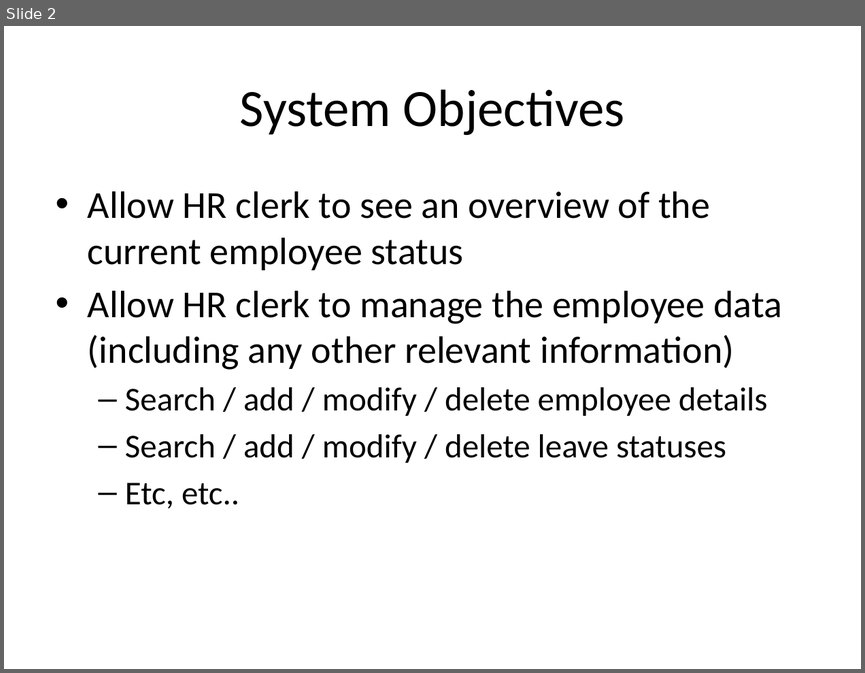
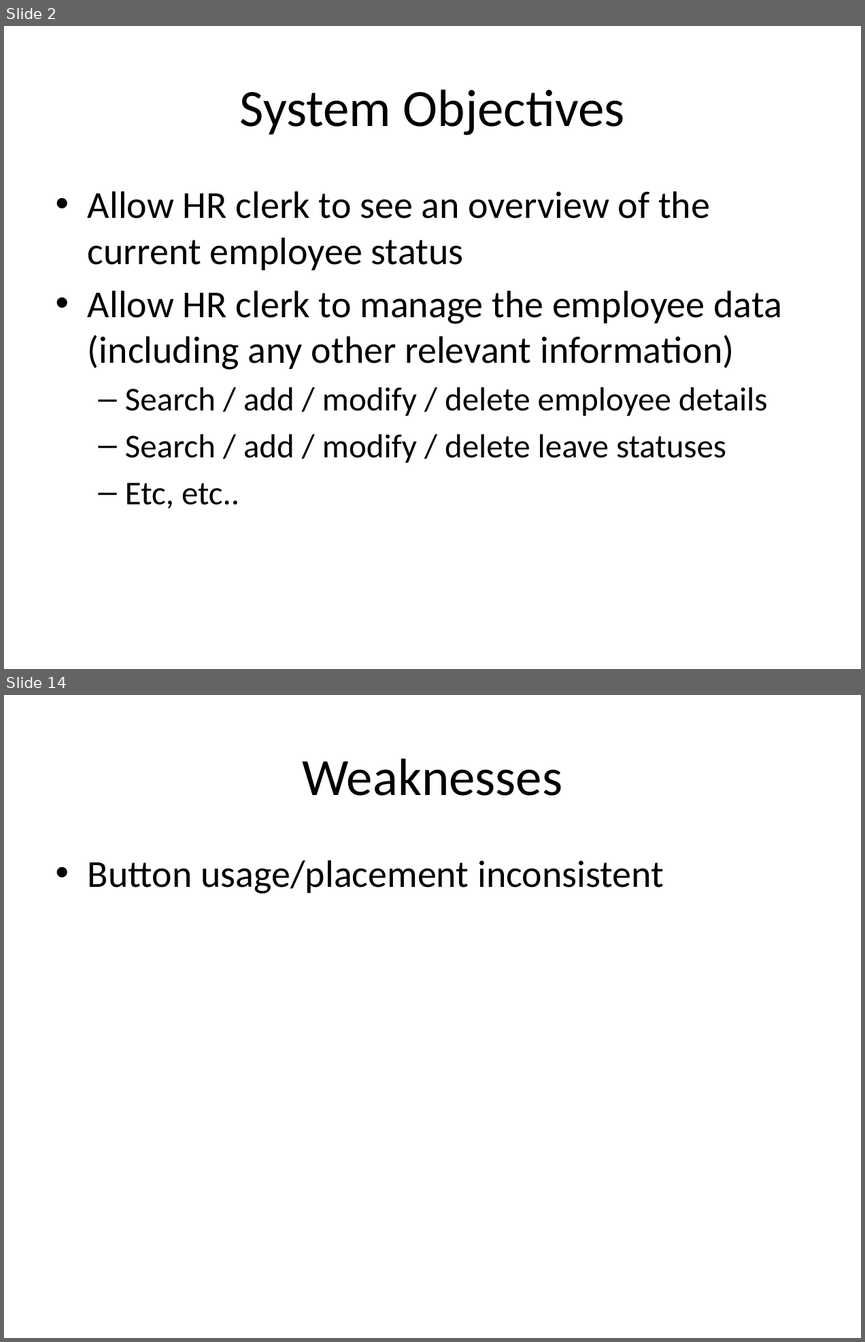
Before and after one commit to cs3249-microscope/main, a slide deck: Critique/3249critiquepresentation.pptx. Shown one above the other, each under a label of ours: slide 2 before the commit, slides 2 and 14 after it; the slides between them are not shown. The pictures are 865x673 and 865x1342 pixels, drawn with LibreOffice and Linux fonts; fonts in the diff are those of the drawing. Boxes give left, top, right and bottom in pixels: in the first picture for what was removed or moved away, otherwise in the second. Text is boxed around its words. In the diff, an @@ line names an element or a change of style, - is before the commit and + after.

```diff
--- a/Critique/3249critiquepresentation.pptx
+++ b/Critique/3249critiquepresentation.pptx
@@ slide 14 added at [4,695,861,1338], background #FFFFFF @@
@@ title added at [302,758,562,796], 44 pt, text #000000 @@
+Weaknesses
@@ text added at [88,860,664,894], 32 pt, text #000000 @@
+• Button usage/placement inconsistent
```
Also in this commit, not shown: 9 other slides added, 2 slides removed.
